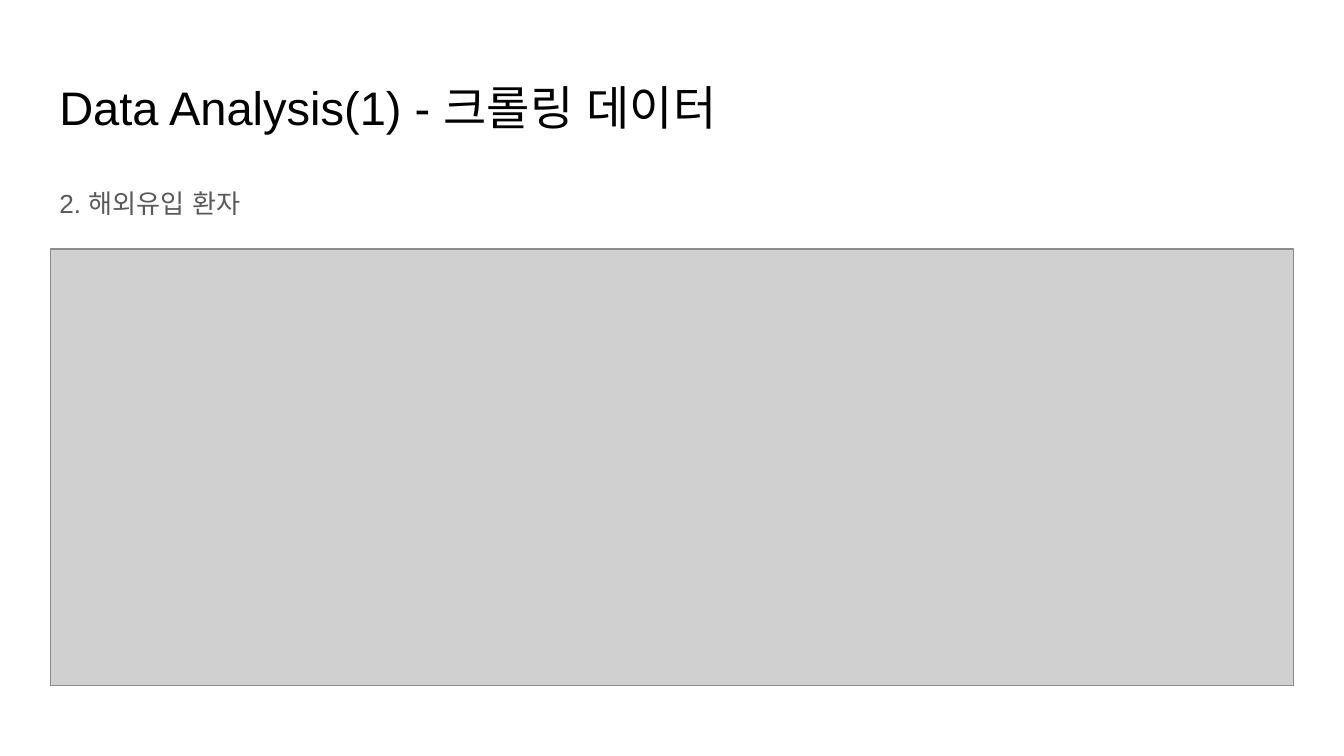
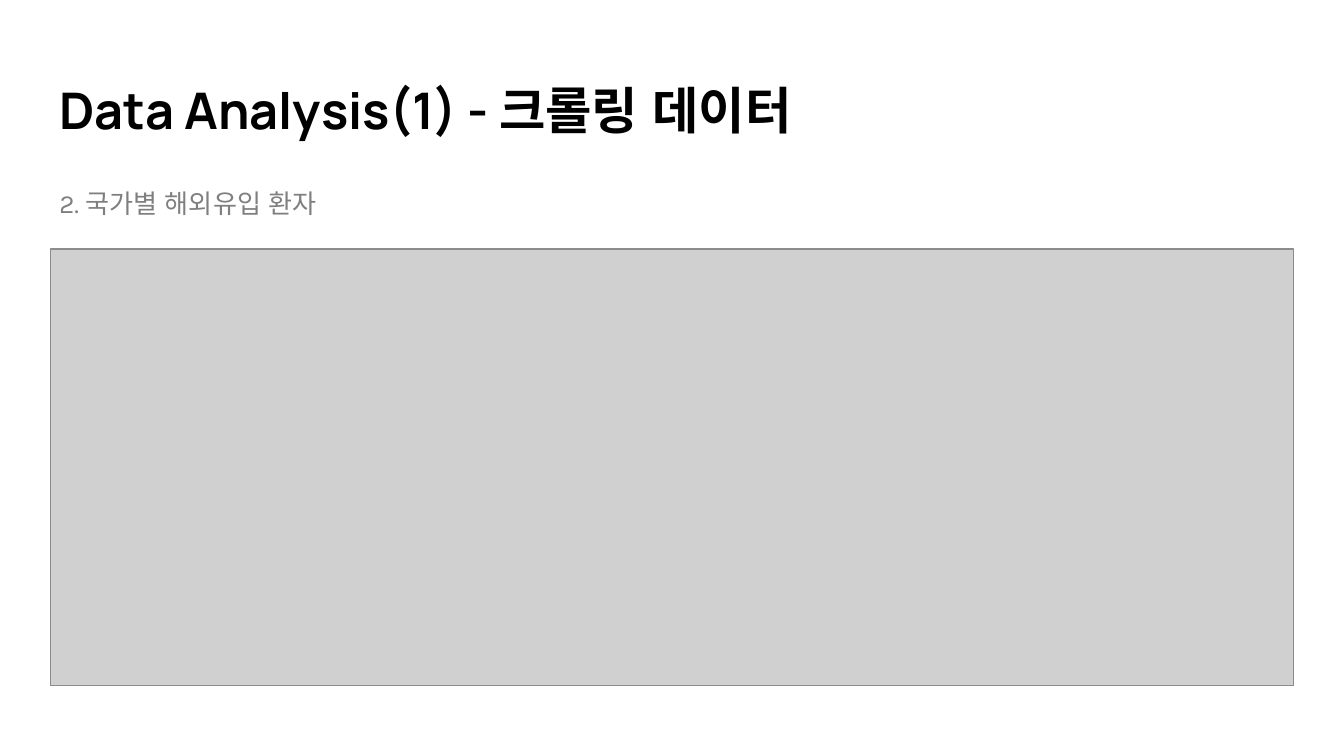
Before and after one commit to kurt7191/covid19, a slide deck: slide 19 of docs/COVID19 데이터 분석 (1).pptx. Drawn at 1344x756 pixels with LibreOffice and Linux fonts; fonts in the diff are those of the drawing; grey boxes stand for pictures. Boxes give left, top, right and bottom in pixels: in the first picture for what was removed or moved away, otherwise in the second. Text is boxed around its words. In the diff, an @@ line names an element or a change of style, - is before the commit and + after.

```diff
--- a/docs/COVID19 데이터 분석 (1).pptx
+++ b/docs/COVID19 데이터 분석 (1).pptx
@@ title "Data Analysis(1) - 크롤링 데이터" at (59, 84, 791, 141): size 25.2 to 27 pt, font Arial to Manrope, bold on @@
@@ text at (59, 191, 317, 215): text changed; font Arial to Karla; text colour #595959 to #7F7F7F @@
-2. 해외유입 환자
+2. 국가별 해외유입 환자
```
Also in this commit, not shown: 23 other slides changed, 2 slides added, 5 other files.
